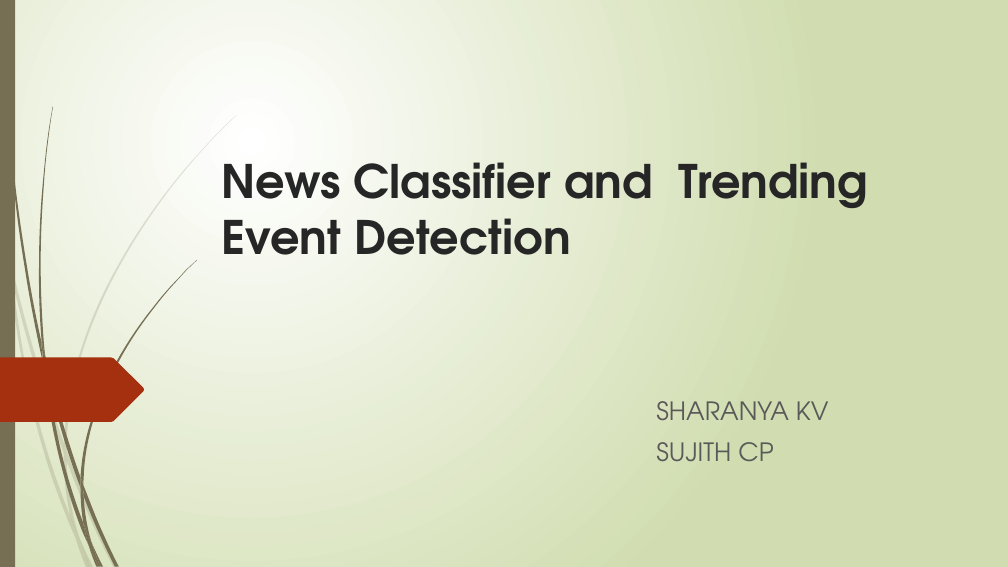
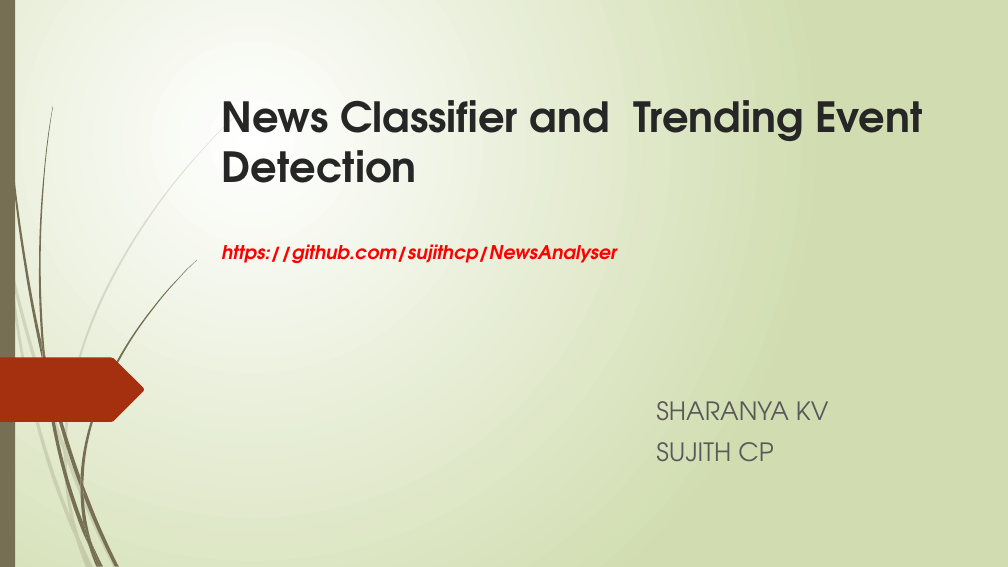
Before and after one commit to sujithcp/NewsAnalyser, a slide deck: slide 1 of presentation/Project.pptx. Drawn at 1008x567 pixels with LibreOffice and Linux fonts; fonts in the diff are those of the drawing. Boxes give left, top, right and bottom in pixels: in the first picture for what was removed or moved away, otherwise in the second. Text is boxed around its words. In the diff, an @@ line names an element or a change of style, - is before the commit and + after.

Commit message:
presentation added...

```diff
--- a/presentation/Project.pptx
+++ b/presentation/Project.pptx
@@ title at bbox=[222, 100, 923, 263]: text changed; size 44 to 18 pt; text colour #262626 to #FF0000; italic on @@
-News Classifier and Trending Event Detection
+News Classifier and Trending Event Detection
+https://github.com/sujithcp/NewsAnalyser
```
Also in this commit, not shown: 1 other slide changed, 1 slide added, 1 other file.
